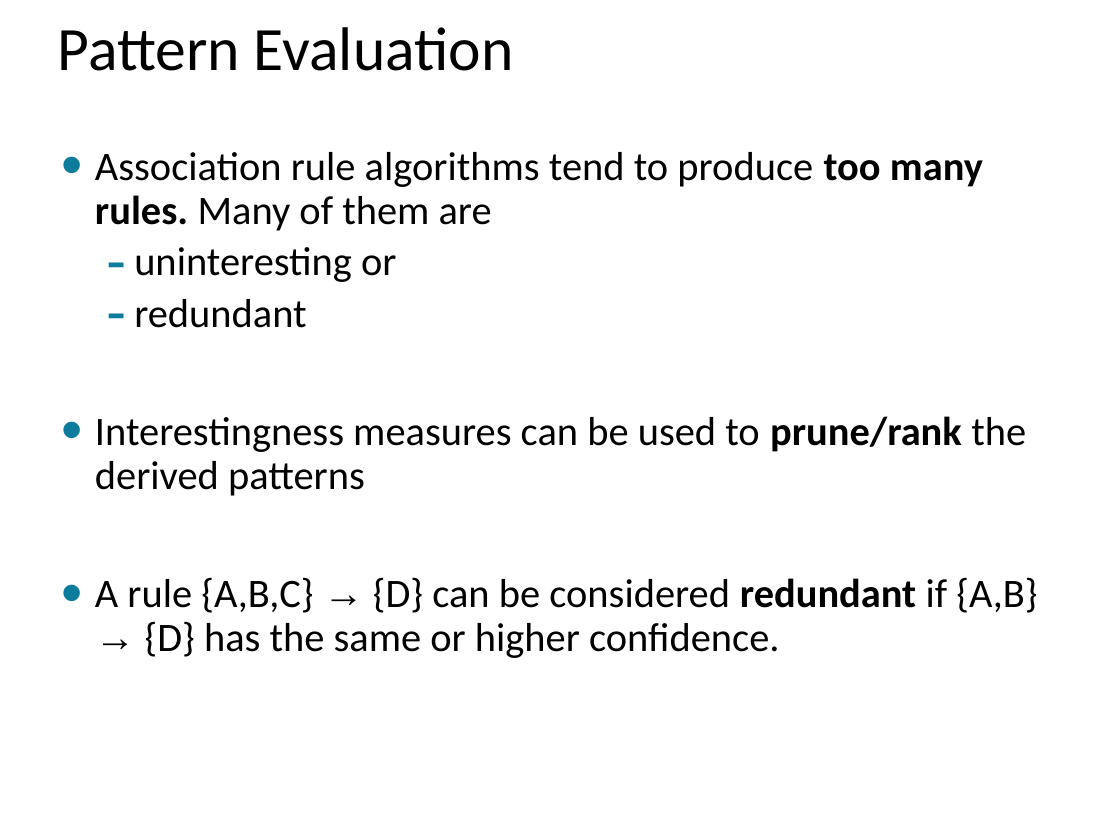
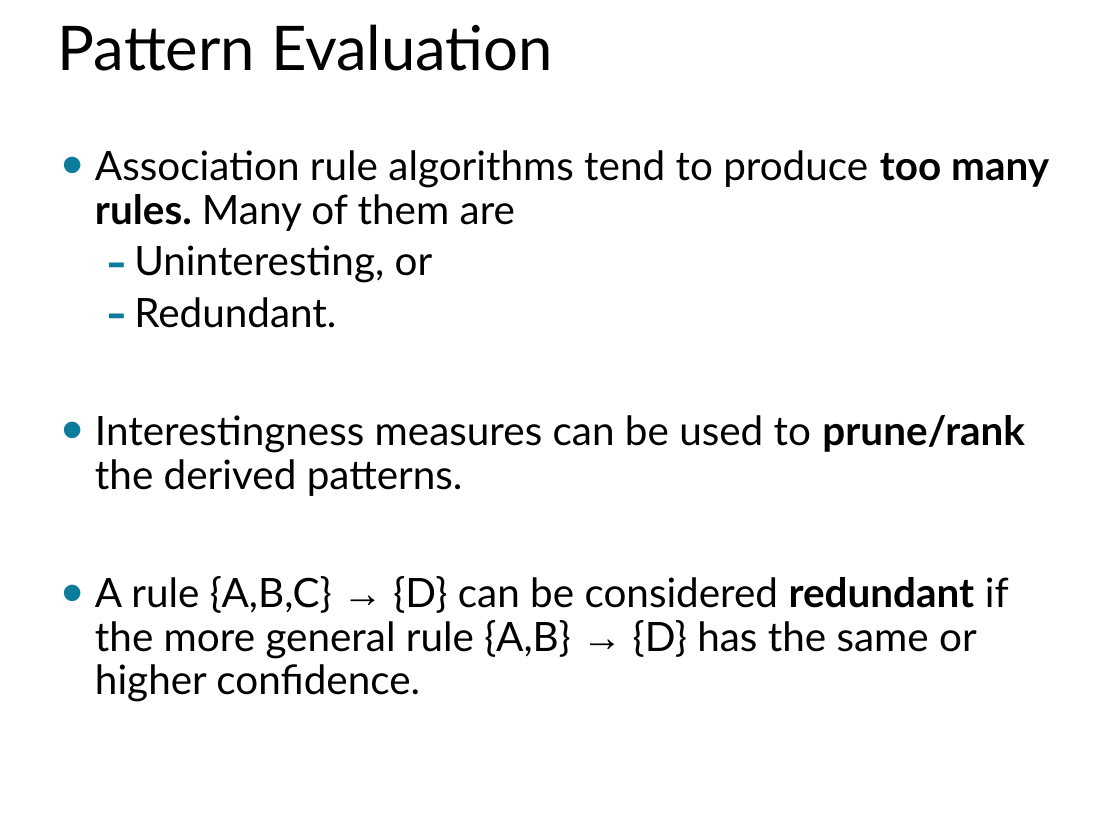
Before and after one commit to mhahsler/Introduction_to_Data_Mining_R_Examples, a slide deck: slide 34 of slides/chap5_basic_association_analysis.pptx (slide 64 before the commit). Drawn at 1120x840 pixels with LibreOffice and Linux fonts; fonts in the diff are those of the drawing. Boxes give left, top, right and bottom in pixels: in the first picture for what was removed or moved away, otherwise in the second. Text is boxed around its words. In the diff, an @@ line names an element or a change of style, - is before the commit and + after.

```diff
--- a/slides/chap5_basic_association_analysis.pptx
+++ b/slides/chap5_basic_association_analysis.pptx
@@ title "Pattern Evaluation" at (x1=58, y1=24, x2=553, y2=71): font Calibri to Lato @@
@@ text at (x1=95, y1=150, x2=1049, y2=231): font Calibri to Lato in "Association rule algorithms tend to produce too ..." @@
@@ text at (x1=95, y1=245, x2=1025, y2=702): text changed; font Calibri to Lato @@
-  – uninteresting or
-  – redundant
-• Interestingness measures can be used to prune/rank the derived patterns
-• A rule {A,B,C} → {D} can be considered redundant if {A,B} → {D} has the same or higher confidence.
+  – Uninteresting, or
+  – Redundant.
+• Interestingness measures can be used to prune/rank the derived patterns.
+• A rule {A,B,C} → {D} can be considered redundant if the more general rule {A,B} → {D} has the same or higher confidence.
```
Also in this commit, not shown: 45 other slides changed, 1 slide added, 45 slides removed, 1 other file.
